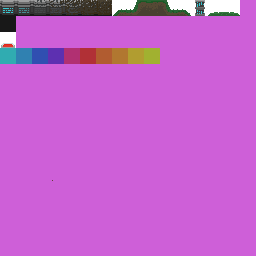
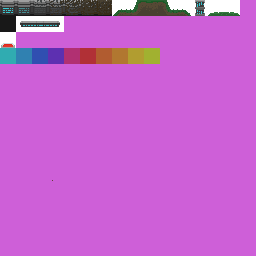
Layer changes from the first w=256, h=256 image to the second:
added layer "Layer 9(pasted)" above "Layer 1" over (x1=16, y1=16, x2=64, y2=32)
painted on "Layer 1" over (x1=16, y1=16, x2=64, y2=32)
